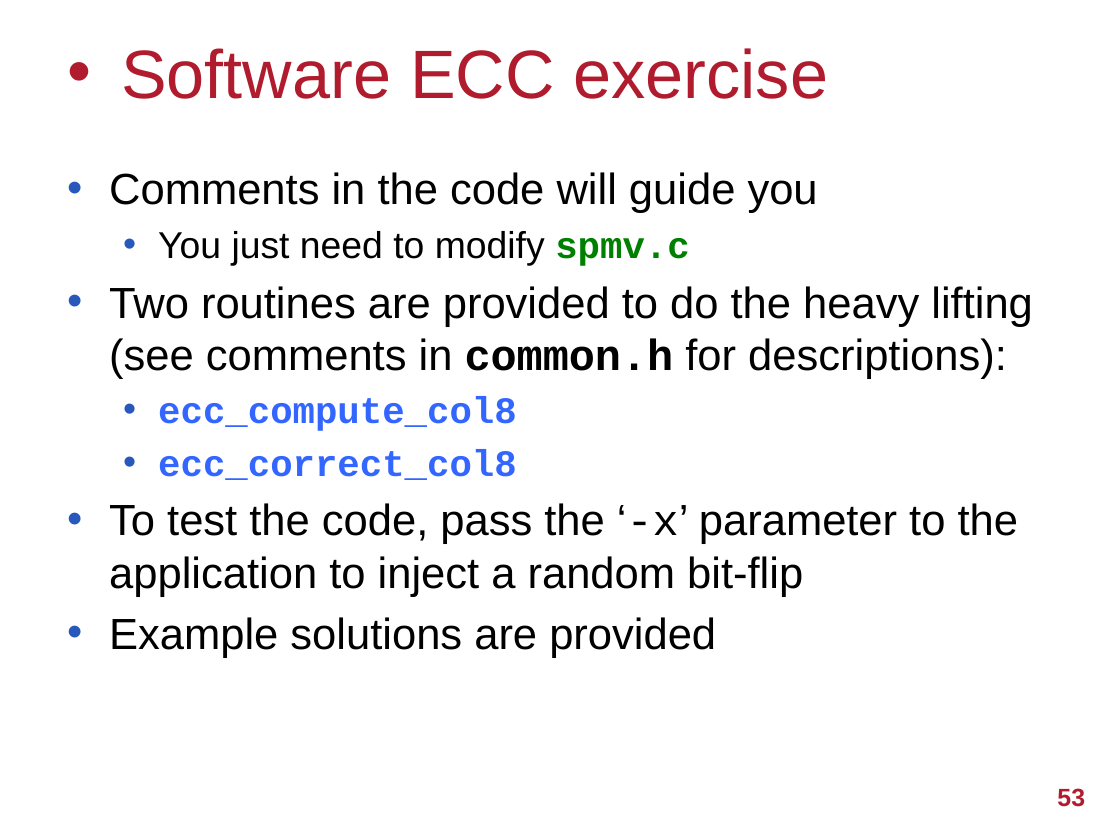
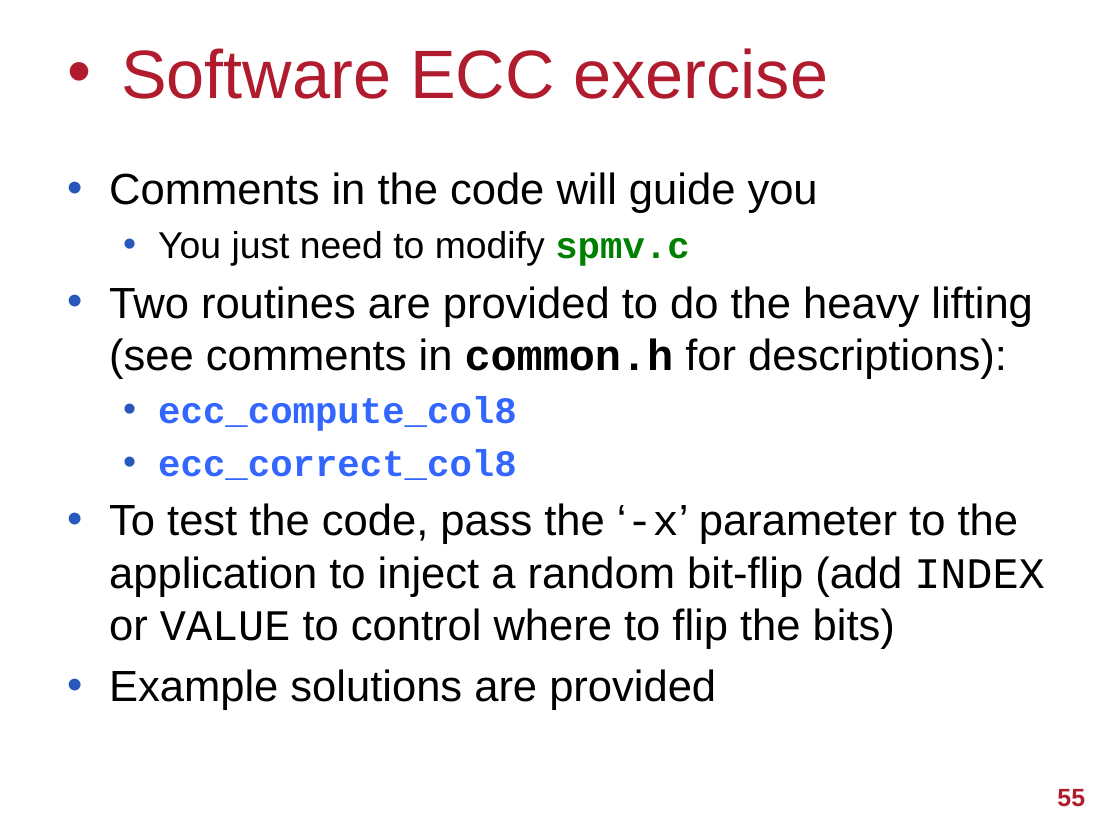
Before and after one commit to UoB-HPC/abft-training, a slide deck: slide 55 of sparse-abft.pptx (slide 53 before the commit). Drawn at 1120x840 pixels with LibreOffice and Linux fonts; fonts in the diff are those of the drawing; background and template pictures are left out. Boxes give left, top, right and bottom in pixels: in the first picture for what was removed or moved away, otherwise in the second. Text is boxed around its words. In the diff, an @@ line names an element or a change of style, - is before the commit and + after.

Commit message:
Add exercise slides for constraints and general usage

```diff
--- a/sparse-abft.pptx
+++ b/sparse-abft.pptx
@@ text at [109,503,1044,649]: text changed @@
-• To test the code, pass the ‘-x’ parameter to the application to inject a random bit-flip
+• To test the code, pass the ‘-x’ parameter to the application to inject a random bit-flip (add INDEX or VALUE to control where to flip the bits)
@@ page number at [1057,789,1085,807]: text changed @@
-53
+55
```
Also in this commit, not shown: 1 other slide changed, 2 slides added.
